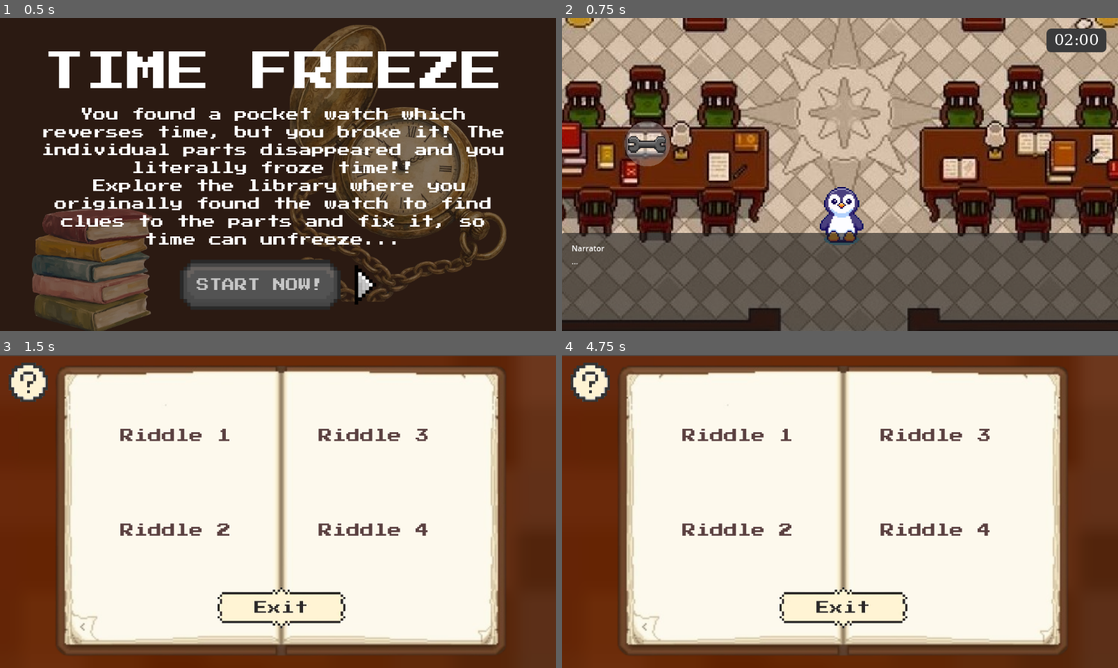
Above: before the commit, frames 1-4 (two rows, left to right).
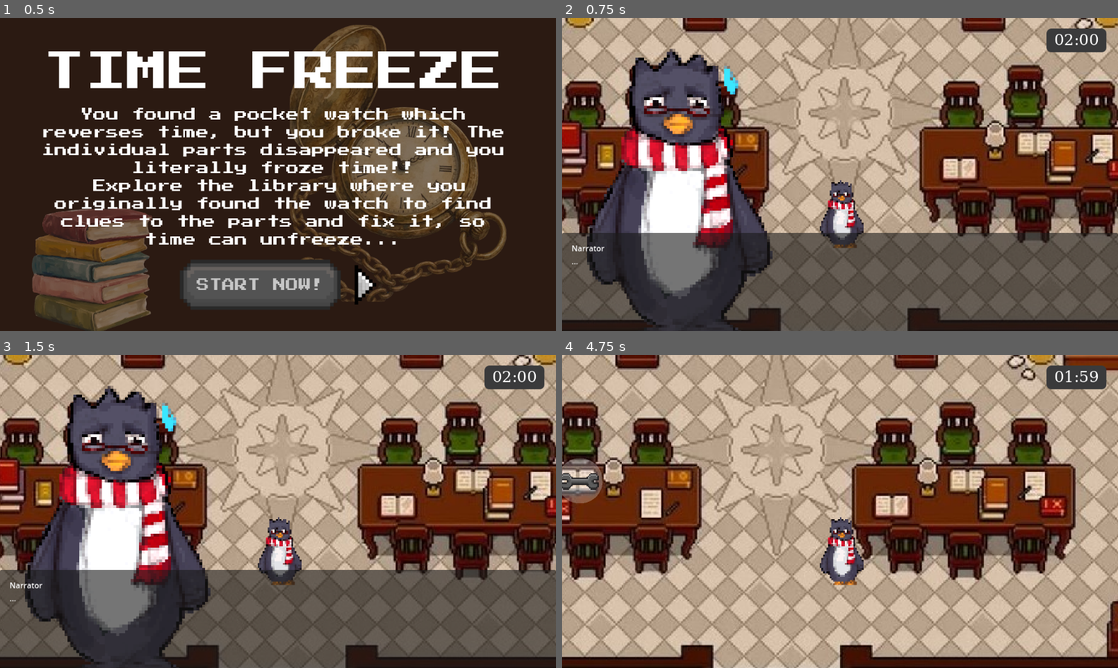
Above: after the commit, the same moments.

Repository: TanviMukka/freeze
Game: Godot game, scene res://start_screen.tscn
The game is run twice, just before and just after one commit, with the same random seed, the same clock (stepped at 60 frames per second) and the same inputs.
Inputs (mouse positions are in pixels of both pictures, inside the frame that each line leads up to):
- Up to frame 1 (0.5 s): no input
- Up to frame 2 (0.75 s): click (817, 287) at 0.5 s
- Up to frame 3 (1.5 s): click (83, 486) at 1.25 s
- Up to frame 4 (4.75 s): click (589, 383) at 2.02 s; tap Enter at 2.75, 4.25 s; hold Right (ui_right) 2.78-3.53 s; hold Space (advance_dialogue) 2.78-3.53 s; hold Down (ui_down) 3.53-4.28 s; tap Space (advance_dialogue) at 3.6 s; hold Right (ui_right) from 4.28 s (still down); hold Space (advance_dialogue) from 4.28 s (still down)

Frame 1 is identical in both runs. In frame 2, 20% of the frame differs, in the area x 4-55%, y 9-100%; in frame 3, 95%; in frame 4, 97%, in the area x 0-100%, y 0-100%.

Commit message:
push

Diff:
--- a/intro_dialogue.tscn
+++ b/intro_dialogue.tscn
@@ -1,15 +1,23 @@
-[gd_scene format=3 uid="uid://cbae7f27scai8"]
+[gd_scene load_steps=3 format=3 uid="uid://cbae7f27scai8"]
 
 [ext_resource type="Script" uid="uid://dxvupag41tmxn" path="res://intro_dialogue.gd" id="1_k230n"]
+[ext_resource type="Texture2D" uid="uid://qahs1403ant7" path="res://pixel_art_large.png" id="2_3l2va"]
 
-[node name="CanvasLayer" type="CanvasLayer" unique_id=104346227]
+[node name="CanvasLayer" type="CanvasLayer"]
 script = ExtResource("1_k230n")
+metadata/_edit_vertical_guides_ = [12996.0]
+metadata/_edit_horizontal_guides_ = [-34073.0]
 
-[node name="TextureRect" type="TextureRect" parent="." unique_id=127026585]
-offset_right = 40.0
-offset_bottom = 40.0
+[node name="TextureRect" type="TextureRect" parent="."]
+offset_left = 16.0
+offset_top = 19.0
+offset_right = 472.0
+offset_bottom = 668.0
+texture = ExtResource("2_3l2va")
+expand_mode = 1
+stretch_mode = 5
 
-[node name="Panel" type="Panel" parent="." unique_id=1041705741]
+[node name="Panel" type="Panel" parent="."]
 anchors_preset = 12
 anchor_top = 1.0
 anchor_right = 1.0
@@ -19,7 +27,7 @@
 grow_vertical = 0
 metadata/_edit_group_ = true
 
-[node name="MarginContainer" type="MarginContainer" parent="Panel" unique_id=810211576]
+[node name="MarginContainer" type="MarginContainer" parent="Panel"]
 layout_mode = 0
 offset_right = 1148.0
 offset_bottom = 198.0
@@ -28,12 +36,12 @@
 theme_override_constants/margin_right = 20
 theme_override_constants/margin_bottom = 20
 
-[node name="VBoxContainer" type="VBoxContainer" parent="Panel/MarginContainer" unique_id=1159721735]
+[node name="VBoxContainer" type="VBoxContainer" parent="Panel/MarginContainer"]
 layout_mode = 2
 
-[node name="NameLabel" type="Label" parent="Panel/MarginContainer/VBoxContainer" unique_id=1691782189]
+[node name="NameLabel" type="Label" parent="Panel/MarginContainer/VBoxContainer"]
 layout_mode = 2
 
-[node name="TextLabel" type="RichTextLabel" parent="Panel/MarginContainer/VBoxContainer" unique_id=921349970]
+[node name="TextLabel" type="RichTextLabel" parent="Panel/MarginContainer/VBoxContainer"]
 layout_mode = 2
 size_flags_vertical = 3
--- a/main.tscn
+++ b/main.tscn
@@ -3,7 +3,7 @@
 [ext_resource type="Script" uid="uid://6vgjwpounkwo" path="res://player.gd" id="1_0xm2m"]
 [ext_resource type="Script" uid="uid://c0f81h0cxb0n3" path="res://timer.gd" id="1_5vw27"]
 [ext_resource type="Texture2D" uid="uid://c07ehbv7pxfc0" path="res://background_3.jpg" id="1_272bh"]
-[ext_resource type="Texture2D" uid="uid://61gd5mvscq0r" path="res://sprite_image.png" id="2_h2yge"]
+[ext_resource type="Texture2D" uid="uid://jki80k23bgbj" path="res://sprite.png" id="4_ycdy4"]
 [ext_resource type="Texture2D" uid="uid://ctbbegqdadrdk" path="res://Screenshot 2026-11-22 103056.png" id="5_ycdy4"]
 [ext_resource type="Texture2D" uid="uid://dbbq2pl6mmvf8" path="res://fridge_button.png" id="6_7mycd"]
 [ext_resource type="Texture2D" uid="uid://0whtge4ac2u7" path="res://bucket_button.png" id="7_5vw27"]
@@ -179,8 +179,8 @@
 
 [node name="Sprite2D" type="Sprite2D" parent="Player"]
 position = Vector2(44, 60)
-scale = Vector2(0.2, 0.2)
-texture = ExtResource("2_h2yge")
+scale = Vector2(2, 2)
+texture = ExtResource("4_ycdy4")
 
 [node name="CollisionShape2D" type="CollisionShape2D" parent="Player"]
 visible = false
--- a/safe_scene.tscn
+++ b/safe_scene.tscn
@@ -932,7 +932,7 @@
 script = ExtResource("1_0deji")
 
 [node name="Sprite2D" type="Sprite2D" parent="."]
-position = Vector2(475, 68)
+position = Vector2(447, 96)
 scale = Vector2(23, 23)
 texture = ExtResource("3_tntfa")
 
Binary file added: pixel_art_large.png
Not shown, added: pixel_art_large.png.import
Binary file added: sprite.png
Not shown, added: sprite.png.import
